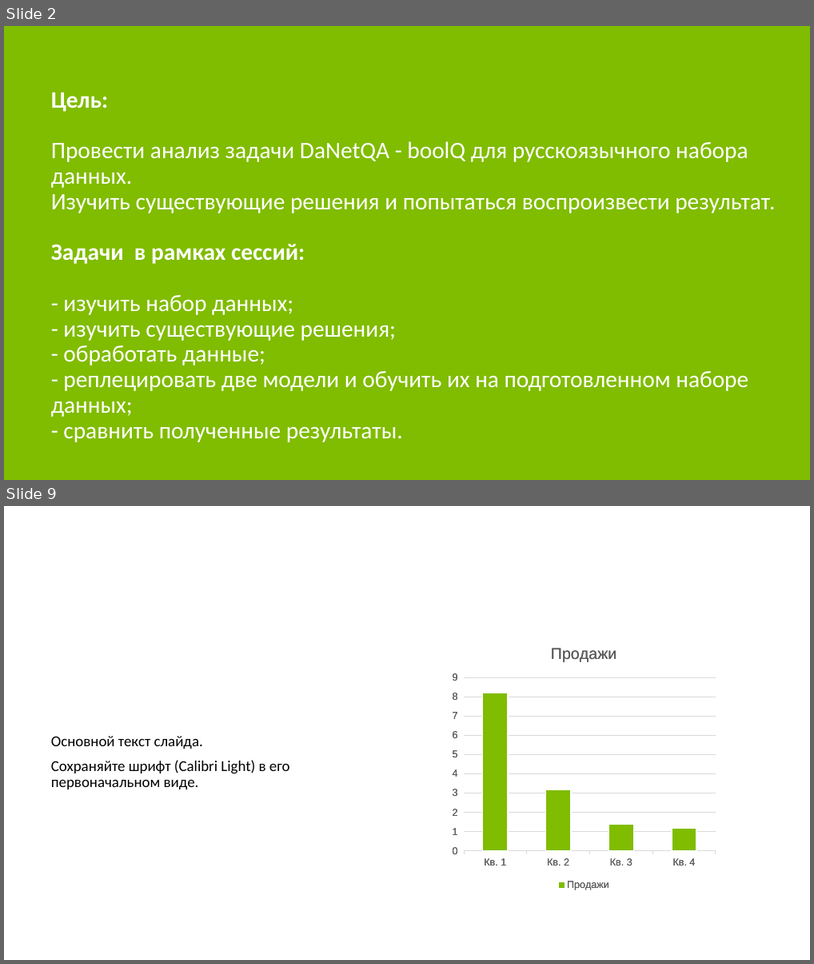
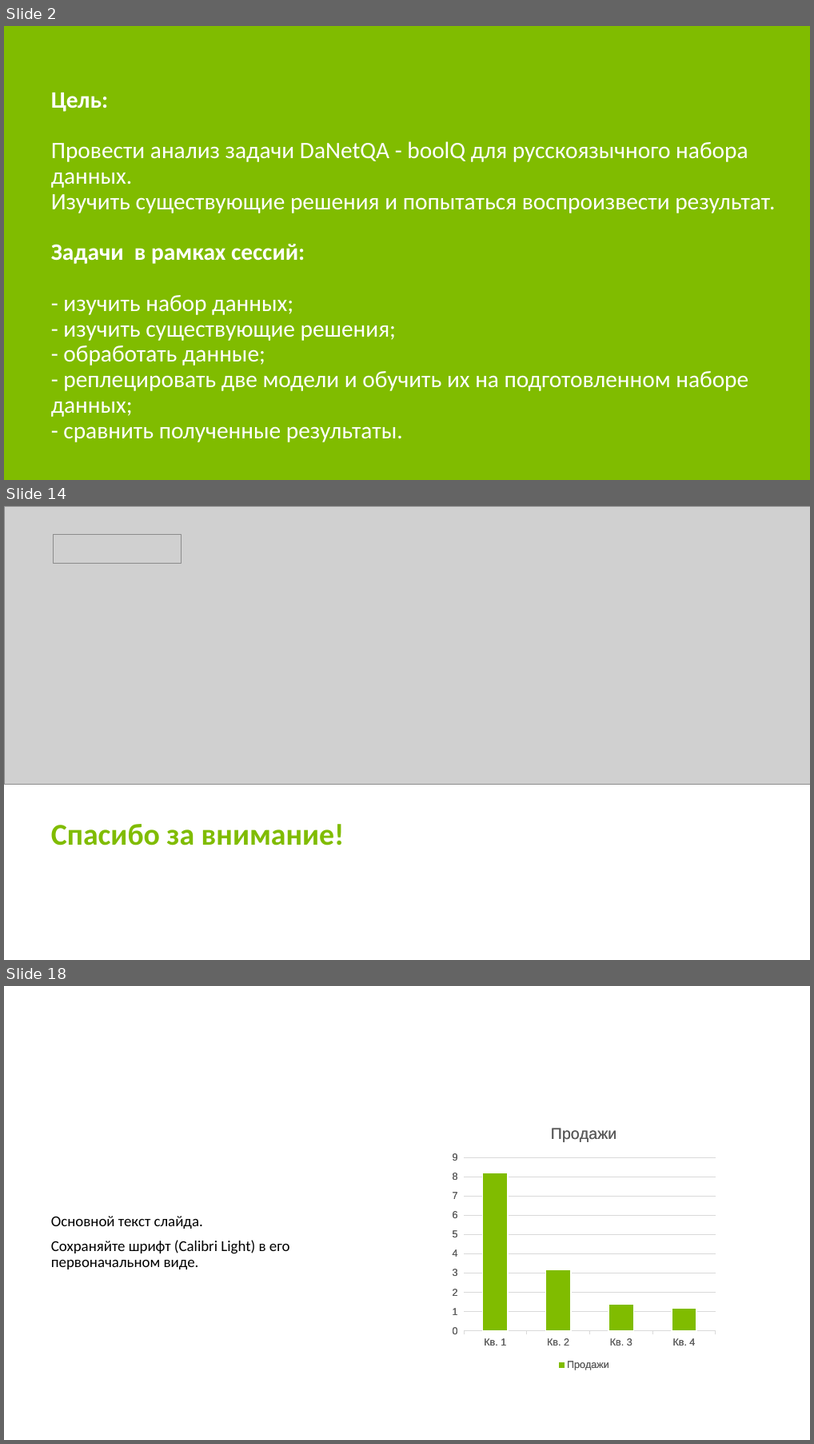
Before and after one commit to dmji/DSnML_Innopolis2022, a slide deck: 00_Final_Attestation/Презентация.pptx. Shown one above the other, each under a label of ours: slides 2 and 9 before the commit, slides 2, 14 and 18 after it; the slides between them are not shown. The pictures are 814x964 and 814x1444 pixels, drawn with LibreOffice and Linux fonts; fonts in the diff are those of the drawing; grey boxes stand for pictures. Boxes give left, top, right and bottom in pixels: in the first picture for what was removed or moved away, otherwise in the second. Text is boxed around its words. In the diff, an @@ line names an element or a change of style, - is before the commit and + after.

```diff
--- a/00_Final_Attestation/Презентация.pptx
+++ b/00_Final_Attestation/Презентация.pptx
@@ slide 14 added at (4, 506, 810, 960), background #FFFFFF @@
@@ picture added at (5, 506, 810, 784) @@
@@ picture added at (53, 534, 181, 563) @@
@@ rectangle added at (626, 816, 772, 855), fill #FFFFFF, outline #FFFFFF 1 pt @@
@@ title added at (51, 824, 345, 845), 36 pt, text #80BC00, bold @@
+Спасибо за внимание!
@@ what was slide 9 is now slide 18 @@
```
Also in this commit, not shown: 2 slides changed, 10 other slides added, 3 slides removed, 15 other files.
